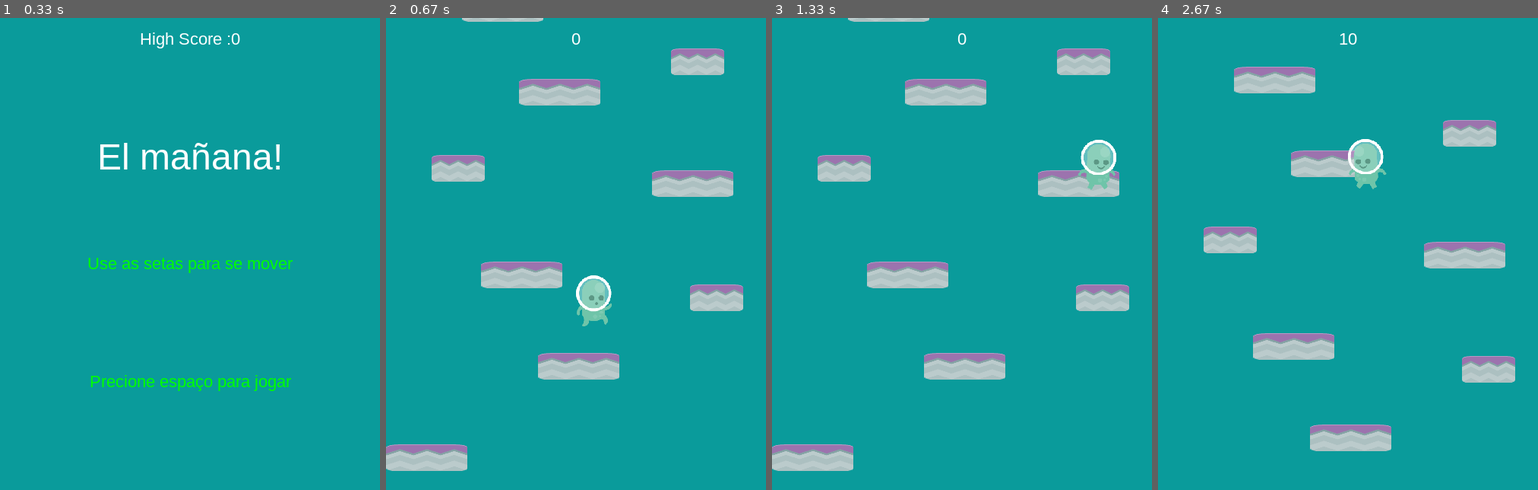
Above: before the commit, frames 1-4 (left to right).
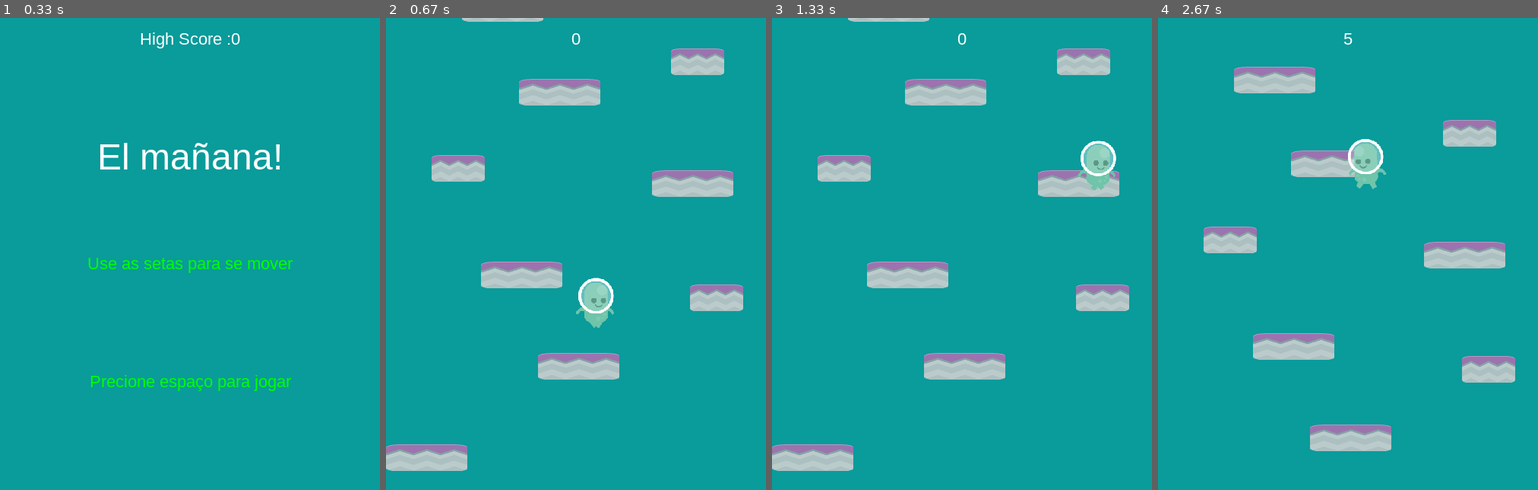
Above: after the commit, the same moments.

Repository: RodrigoMBarros/PyGame_2020.1
Game: pygame game, started from inicio_projeto/game_main.py
Same seed, same stepped clock (60 frames per second), same inputs: the game is played once before the commit and once after it.
Inputs:
- Up to frame 1 (0.33 s): no input
- Up to frame 2 (0.67 s): tap Space at 0.33 s
- Up to frame 3 (1.33 s): hold Right 0.67-1.13 s; tap Space at 0.73, 1.03, 1.23 s; hold Right from 1.17 s (still down)
- Up to frame 4 (2.67 s): tap Space at 1.53, 1.73, 2.03, 2.3, 2.6 s; release Right at 1.63 s; hold Left 1.67-2.2 s; hold Left 2.23-2.63 s

Frame 1 is identical in both runs. In frame 2, 0.5% of the frame differs, in the area x 50-60%, y 54-66%; in frame 3, 0.2%; in frame 4, less than 0.1%.

Commit message:
Animação no pulo do jogador

Diff:
--- a/inicio_projeto/game_main.py
+++ b/inicio_projeto/game_main.py
@@ -128,7 +128,7 @@
     def carrega_imagens(self):
 
         #____pulo
-        self.jump = self.spritesheet.get_image(438, 93, 67, 94) #pver se queremos essa ou a outras + se vira para direita ou não
+        self.jump = [self.spritesheet.get_image(438, 93, 67, 94), self.spritesheet.get_image(219, 0, 72, 97)] #pver se queremos essa ou a outras + se vira para direita ou não
 
 
         #____frente/parado
@@ -182,43 +182,47 @@
                 self.Vx = 0
 
     def animacao(self):
-            agora = pg.time.get_ticks()
-
-            #__ ajustando andada
-            if self.Vx != 0:
-                self.walking = True
-            else:
-                self.walking = False
-
-            if self.walking:
-                if agora - self.last_update > 200:
+        agora = pg.time.get_ticks()
+
+        #__ ajustando andada
+        if self.Vx != 0:
+            self.walking = True
+        else:
+            self.walking = False
+
+        if self.walking:
+            if agora - self.last_update > 200:
+                self.last_update = agora
+                self.current_frame = (self.current_frame + 1) % len(self.walk_r)
+
+
+        if self.Vx > 0 :
+            self.image = self.walk_r[self.current_frame]
+        elif self.Vx < 0 :
+            self.image = self.walk_l[self.current_frame]
+
+        if self.Vy != 0 :
+            self.jumpping = True
+
+        if self.jumpping:
+            if agora - self.last_update > 200:
+                if self.Vy < 0 :
                     self.last_update = agora
-                    self.current_frame = (self.current_frame + 1) % len(self.walk_r)
-
-
-                    if self.Vx > 0 :
-                        self.image = self.walk_r[self.current_frame]
-                    elif self.Vx < 0 :
-                        self.image = self.walk_l[self.current_frame]
-
-            #if hits == False and hits2 == False :
-                self.jumpping = True
-            #else:
-                self.jupping = False
-
-            if self.Vy != 0:
-               if agora - self.last_update > 200:
+                    self.image = self.jump[0]
+                elif self.Vy > 0 :
                     self.last_update = agora
-                    self.current_frame = (self.current_frame + 1) % len(self.walk_r)
-                    self.image = self.jump
-
-
-
-            if not self.jumpping and not self.walking:
-                if agora - self.last_update > 450:   #checa se está na hora de mudar os frames
-                    self.last_update = agora           # se estiver o tempo do último update de imagem se tona o momento
-                    self.current_frame = (self.current_frame + 1) % len(self.front)   #pra trocar a frame
-                    self.image = self.front[self.current_frame] #troca a imagem para o frame correto
+                    self.image = self.jump[1]
+
+
+
+
+        if not self.jumpping and not self.walking :
+            print("chegou aqui")
+            self.image = self.front[0] #troca a imagem para o frame correto
+            if agora - self.last_update > 450:   #checa se está na hora de mudar os frames
+                self.last_update = agora           # se estiver o tempo do último update de imagem se tona o momento
+                self.current_frame = (self.current_frame + 1) % len(self.front)   #pra trocar a frame
+
 
 
 
@@ -323,6 +327,8 @@
     def updates(self):
         # faz updates
         self.all_sprites.update()
+
+#__________________________________________________________________________________________________________________________________________________
         # checando colisões
         hits = pg.sprite.spritecollide(self.jogador, self.platforms_R, False)  # contato com as plataformas regulares
         hits2 = pg.sprite.spritecollide(self.jogador, self.platforms_A, False)  # contato com as plataformas aleatorias
@@ -330,43 +336,57 @@
         if hits:  # verifica impacto entre jogador e as plataformas regulares para realizar o pulo
 
             if (self.jogador.Vy > 0) and (self.jogador.rect.bottom > hits[0].rect.top) and (self.jogador.maior_altura < hits[0].rect.top):
+
                 self.jogador.rect.bottom = hits[0].rect.top
+                self.jogador.image = self.jogador.front[0]
+                self.jumpping = False
+                self.walking = False
+
                 self.jogador.Vy = -PULO_FAMOSO
 
         if hits2:  # verifica impacto entre jogador e as plataformas aleatorias para realizar o pulo
 
             if (self.jogador.Vy > 0) and (self.jogador.rect.bottom > hits2[0].rect.top) and (self.jogador.maior_altura < hits2[0].rect.top):
                 self.jogador.rect.bottom = hits2[0].rect.top
+                self.jumpping = False
+                self.walking = False
                 self.jogador.Vy = -PULO_FAMOSO
 
-        # Fazer a tela rodar quando o jogador chegar a 1/4 da tela
+        #___Fazer a tela rodar quando o jogador chegar a 1/4 da tela___
         if self.jogador.rect.top <= HEIGHT / 4:
             self.jogador.rect.y += max(abs(self.jogador.Vy), 2)
+#__________________________________________________________________________________________________________________________________________________
             for plat in self.platforms_R:
-                plat.rect.y += max(abs(self.jogador.Vy), 2)
+                plat.rect.y += max(abs(self.jogador.Vy), 2)  #para ter um valor coerente
+
                 if plat.rect.y >= HEIGHT:   # recolocando as plataformas regulares
                     width = random.randrange(50, 100)
-                    p = Notas_regulares(self.spritesheet_p, (random.randrange(0, WIDTH - width)), (plat.rect.y - HEIGHT*2))
+                    p = Notas_regulares(self.spritesheet_p, (random.randrange(0, WIDTH - width)), (plat.rect.y - HEIGHT*2))  #sorteando posição das plataformas
+
                     while pg.sprite.spritecollide(p, self.platforms_R, False) or \
                             pg.sprite.spritecollide(p, self.platforms_A, False):
                         p = Notas_regulares(self.spritesheet_p, (random.randrange(0, WIDTH - width)), (plat.rect.y - HEIGHT*2))
-                    self.platforms_R.add(p)
+
+                    self.platforms_R.add(p)  #addicionando as novas plataformas aos grupos
                     self.all_sprites.add(p)
                     plat.kill()
-                    self.score += 10
-
+                    self.score += 5  #matou, ganhou plataforma
+#__________________________________________________________________________________________________________________________________________________
             for plat in self.platforms_A:
                 plat.rect.y += max(abs(self.jogador.Vy), 2)
+
                 if plat.rect.y >= HEIGHT:   # recolocando as plataformas aleatorias
                     width = random.randrange(50, 100)
                     p = Notas_aleatorias(self.spritesheet_p, (random.randrange(0, WIDTH - width)), (random.randrange(-HEIGHT, -20)))
+
                     while pg.sprite.spritecollide(p, self.platforms_A, False) or \
                             pg.sprite.spritecollide(p, self.platforms_R, False):
                         p = Notas_aleatorias(self.spritesheet_p, (random.randrange(0, WIDTH - width)), (random.randrange(-HEIGHT, -20)))
+
                     self.platforms_A.add(p)
                     self.all_sprites.add(p)
                     plat.kill()
-                    self.score += 10
+                    self.score += 5
 
         # Die
 
@@ -382,8 +402,10 @@
 
     def events(self):
         # Process input (events)
+
         events = pg.event.get()
         for event in events:
+
             # checando para sair do jogo
             if event.type == pg.QUIT:
                 self.rodando = False
